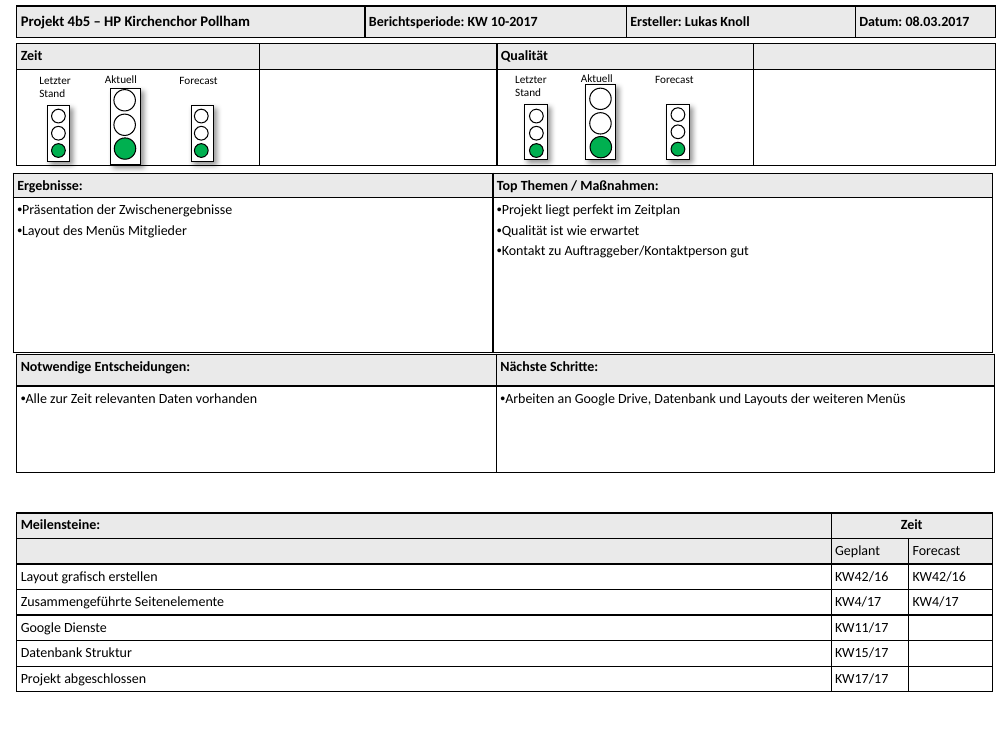
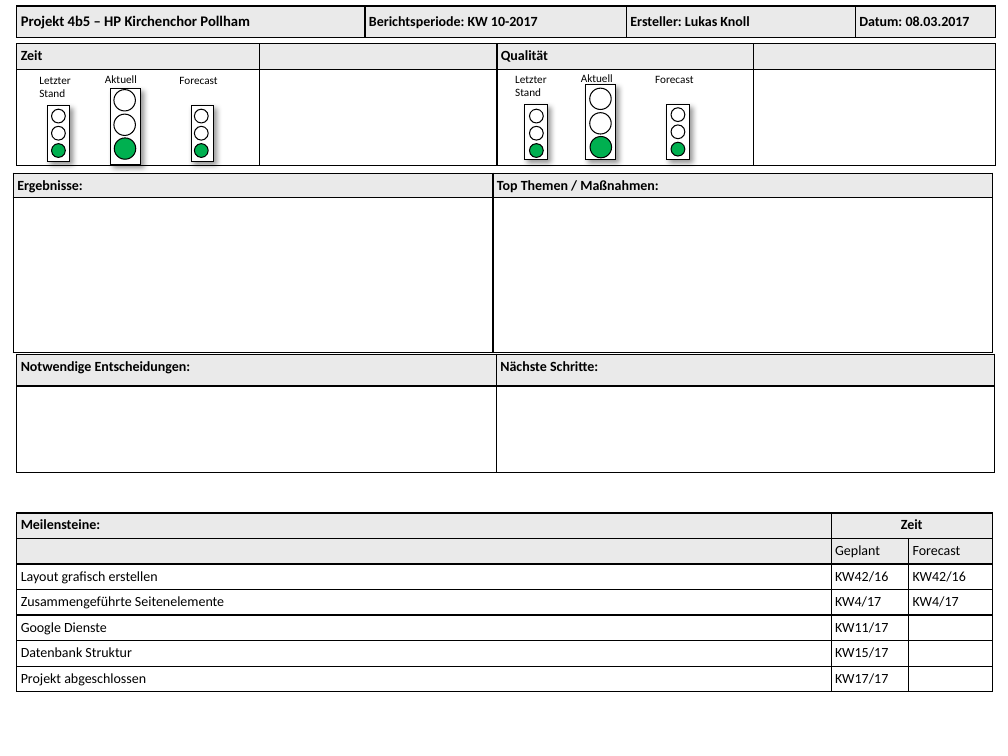
Before and after one commit to FroschauerHPNotenarchiv/Projektdaten, a slide deck: slide 1 of Controlling/Projectreport.pptx. Drawn at 1008x756 pixels with LibreOffice and Linux fonts; fonts in the diff are those of the drawing. Boxes give left, top, right and bottom in pixels: in the first picture for what was removed or moved away, otherwise in the second. Text is boxed around its words. In the diff, an @@ line names an element or a change of style, - is before the commit and + after.

Commit message:
Projektdaten Stand 30.3.2017

```diff
--- a/Controlling/Projectreport.pptx
+++ b/Controlling/Projectreport.pptx
@@ table at [13, 173, 992, 353] @@
-row 2, column 1: Präsentation der Zwischenergebnisse / Layout des Menüs Mitglieder
+row 2, column 1: 
-row 2, column 2: Projekt liegt perfekt im Zeitplan / Qualität ist wie erwartet / Kontakt zu Auftraggeber/Kontaktperson gut
+row 2, column 2: 
@@ table at [17, 354, 995, 473] @@
-row 2, column 1: Alle zur Zeit relevanten Daten vorhanden
+row 2, column 1: 
-row 2, column 2: Arbeiten an Google Drive, Datenbank und Layouts der weiteren Menüs
+row 2, column 2: 
```
Also in this commit, not shown: 4 other files.
